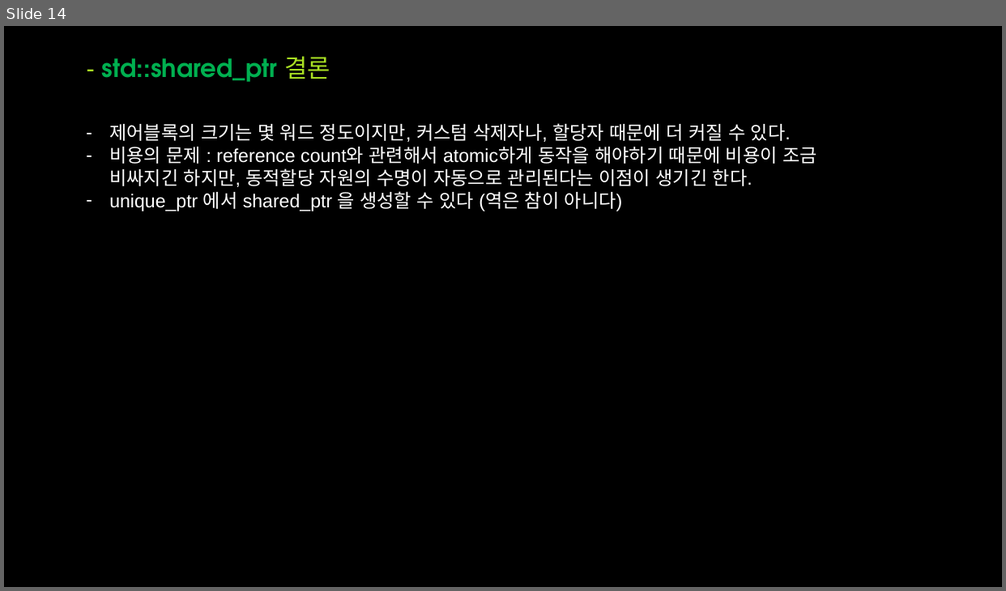
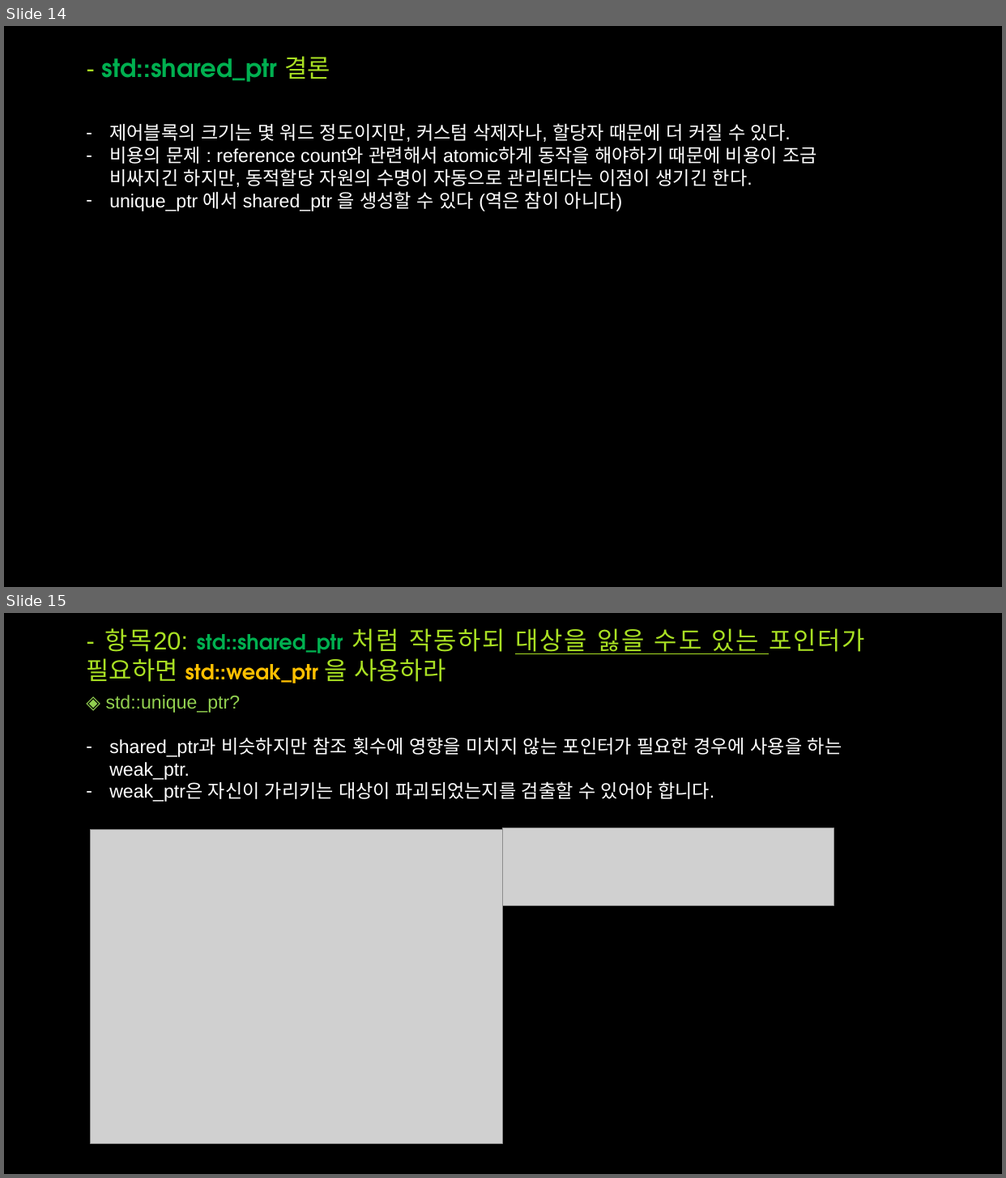
Before and after one commit to OptimizationStudy/Repo2018, a slide deck: PPT/ModernCppStudy_7_(18~22).pptx. Shown one above the other, each under a label of ours: slide 14 before the commit, slides 14 and 15 after it. The pictures are 1006x591 and 1006x1178 pixels, drawn with LibreOffice and Linux fonts; fonts in the diff are those of the drawing; grey boxes stand for pictures; background and template pictures are left out. Boxes give left, top, right and bottom in pixels: in the first picture for what was removed or moved away, otherwise in the second. Text is boxed around its words. In the diff, an @@ line names an element or a change of style, - is before the commit and + after.

```diff
--- a/PPT/ModernCppStudy_7_(18~22).pptx
+++ b/PPT/ModernCppStudy_7_(18~22).pptx
@@ slide 15 added at <box>4,613,1002,1174</box>, background picture (left out) @@
@@ title added at <box>87,628,865,683</box>, 24 pt, text #A9E023 @@
+- 항목20: std::shared_ptr 처럼 작동하되 대상을 잃을 수도 있는 포인터가 필요하면 std::weak_ptr 을 사용하라
@@ text added at <box>106,695,842,802</box>, 18 pt, text #FFFFFF @@
+◈ std::unique_ptr?
+– shared_ptr과 비슷하지만 참조 횟수에 영향을 미치지 않는 포인터가 필요한 경우에 사용을 하는 weak_ptr.
+– weak_ptr은 자신이 가리키는 대상이 파괴되었는지를 검출할 수 있어야 합니다.
@@ picture added at <box>90,830,503,1144</box> @@
@@ picture added at <box>503,828,834,905</box> @@
```
Also in this commit, not shown: 15 other slides added.
